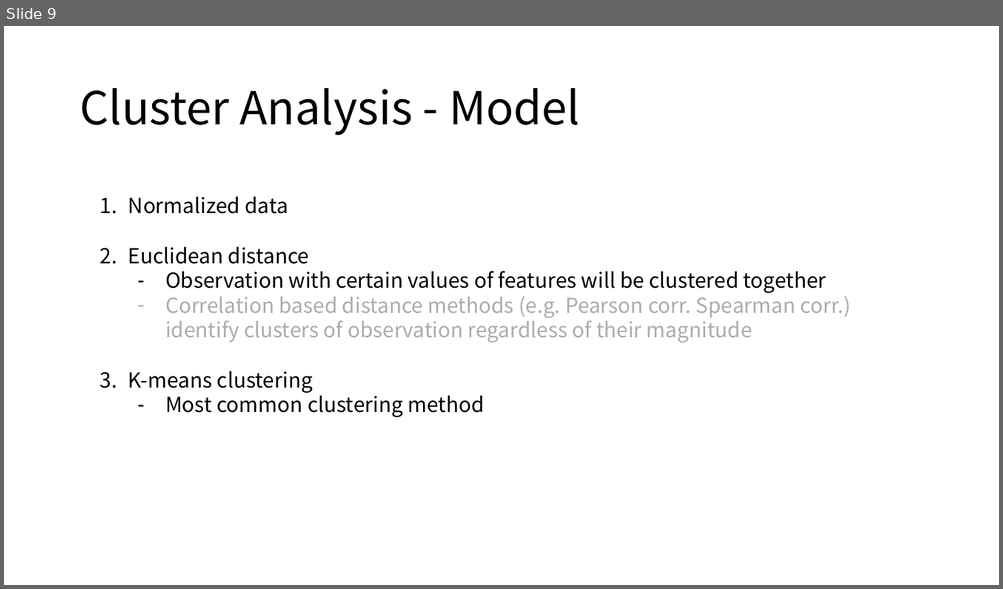
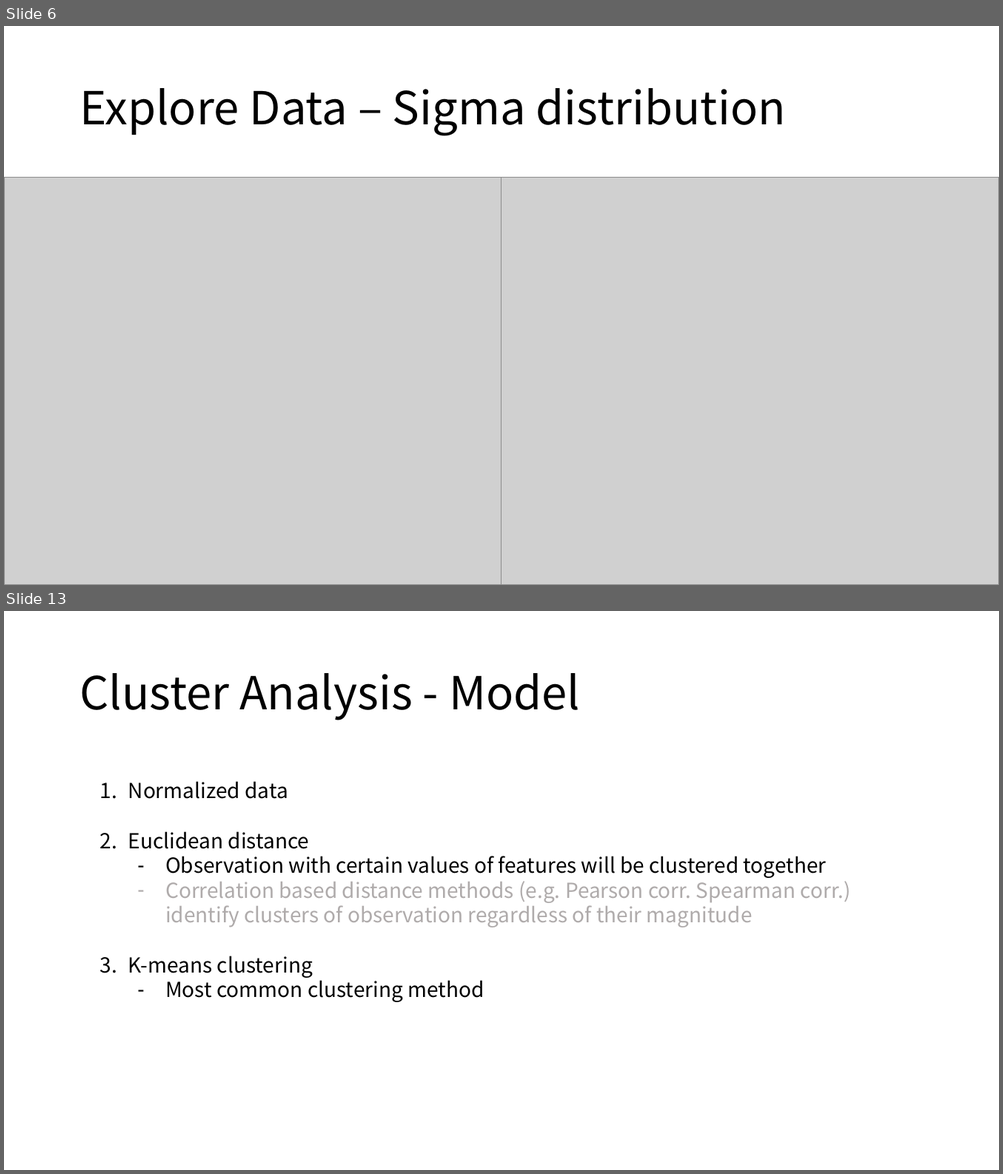
Before and after one commit to HeesooSong/UNIST_internship, a slide deck: Progress Update/20221115_Progress Update.pptx. Shown one above the other, each under a label of ours: slide 9 before the commit, slides 6 and 13 after it; the slides between them are not shown. The pictures are 1003x589 and 1003x1174 pixels, drawn with LibreOffice and Linux fonts; fonts in the diff are those of the drawing; grey boxes stand for pictures. Boxes give left, top, right and bottom in pixels: in the first picture for what was removed or moved away, otherwise in the second. Text is boxed around its words. In the diff, an @@ line names an element or a change of style, - is before the commit and + after.

```diff
--- a/Progress Update/20221115_Progress Update.pptx
+++ b/Progress Update/20221115_Progress Update.pptx
@@ slide 6 added at <box>4,26,999,585</box>, background #FFFFFF @@
@@ title added at <box>79,88,785,136</box>, 44 pt, text #000000 @@
+Explore Data – Sigma distribution
@@ picture added at <box>4,178,502,585</box> @@
@@ picture added at <box>502,178,999,585</box> @@
@@ what was slide 9 is now slide 13 @@
```
Also in this commit, not shown: 6 slides changed, 4 other slides added, 1 slide removed, 5 other files.
